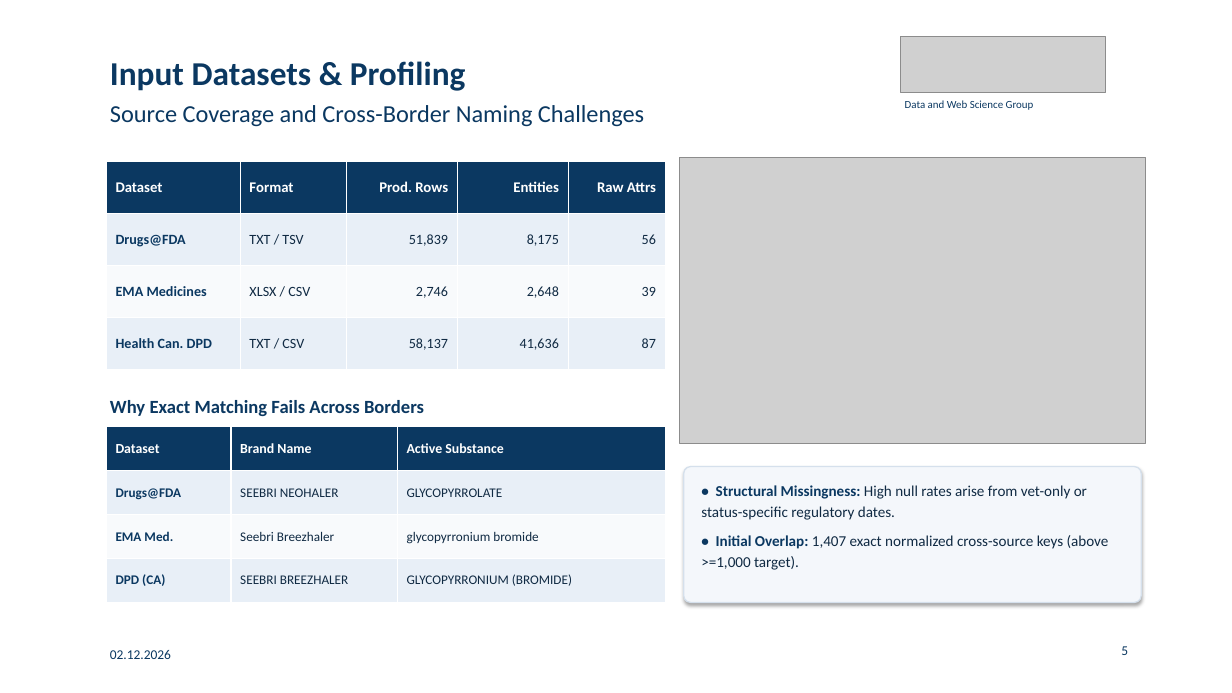
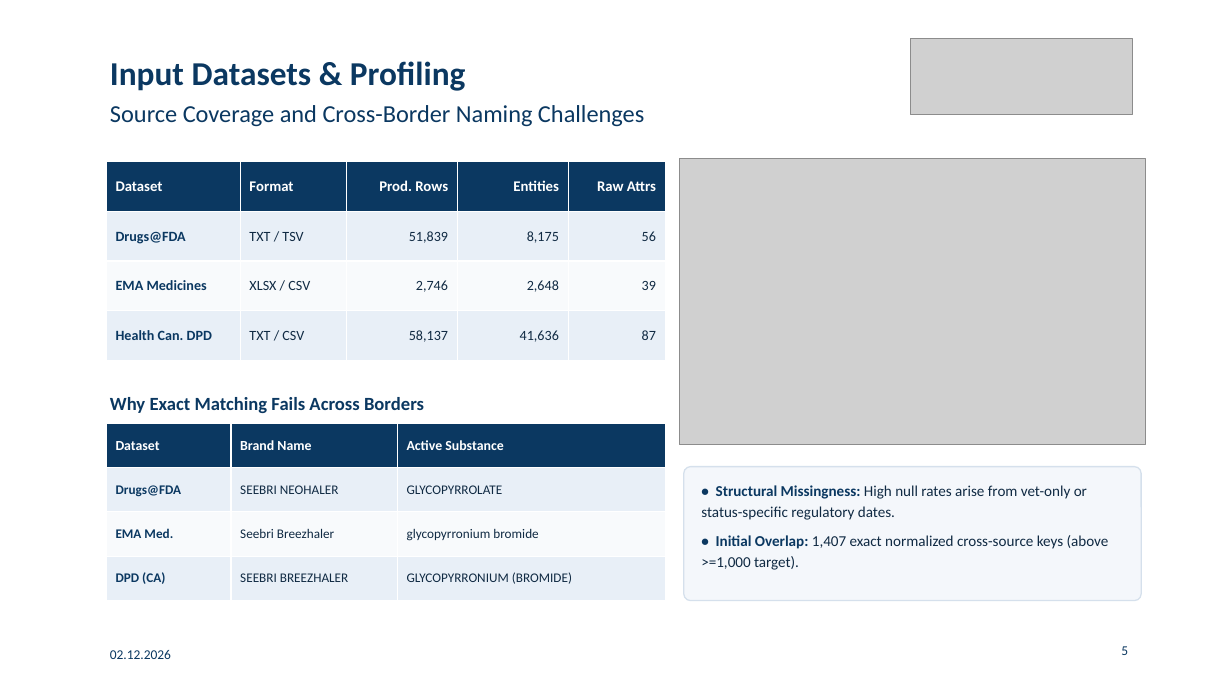
Before and after one commit to gabegagster/wdi-drug-integration, a slide deck: slide 5 of docs/presentation/wdi_drug_integration_presentation.pptx. Drawn at 1232x693 pixels with LibreOffice and Linux fonts; fonts in the diff are those of the drawing; grey boxes stand for pictures. Boxes give left, top, right and bottom in pixels: in the first picture for what was removed or moved away, otherwise in the second. Text is boxed around its words. In the diff, an @@ line names an element or a change of style, - is before the commit and + after.

Commit message:
Add and polish final project presentation slide deck
Create a 17-slide PowerPoint presentation summarizing the three-phase
pharmaceutical drug integration project (Drugs@FDA, EMA Medicines, and
Health Canada DPD) in the University of Mannheim visual style for the
final course presentation.

Key presentation improvements and rationale:
- Strip default theme drop shadows across all shapes, cards, connectors,
  and text boxes to achieve a flat, clean layout without visual clutter.
- Replace low-resolution PDF-cropped branding and cover imagery with the
  official vector-rendered University of Mannheim / School of Business
  Informatics and Mathematics logo (sourced from the DWS Group page) and
  a high-resolution Mannheim Palace panorama.
- Resolve title subtitle wrapping and pipeline diagram text fit issues
  identified via full 17-slide PowerPoint PDF export inspection.

```diff
--- a/docs/presentation/wdi_drug_integration_presentation.pptx
+++ b/docs/presentation/wdi_drug_integration_presentation.pptx
@@ picture: place and size @@
-picture at (901, 37, 1105, 92)
+picture at (910, 39, 1132, 115)
@@ text removed at (905, 100, 1034, 110) @@
-Data and Web Science Group
@@ table: place and size @@
-table at (106, 162, 665, 370)
+table at (106, 162, 665, 360)
@@ table: place and size @@
-table at (106, 427, 665, 603)
+table at (106, 423, 665, 601)
@@ rounded rectangle at (684, 467, 1141, 601): shadow off @@
```
Also in this commit, not shown: 16 other slides changed, 1 other file.
